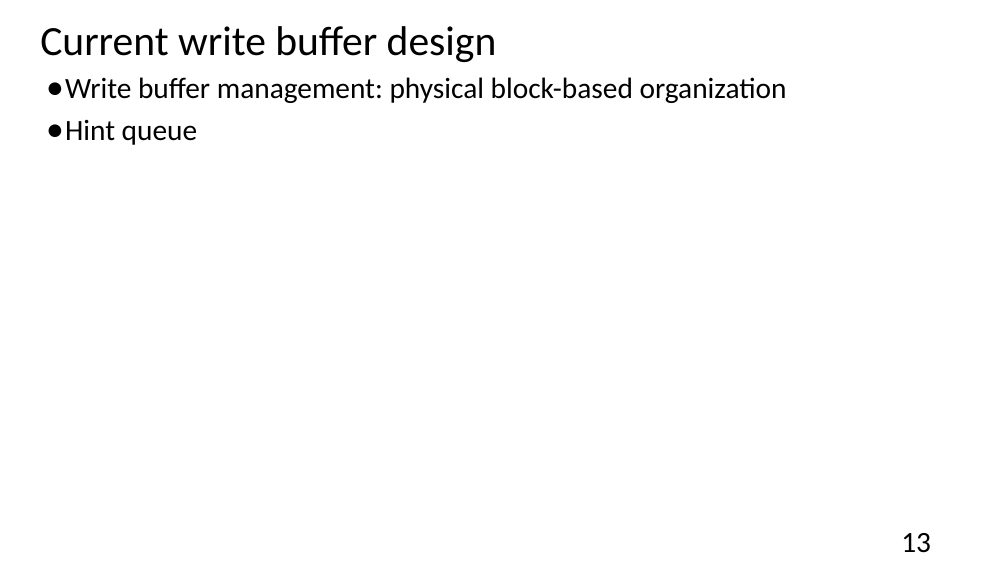
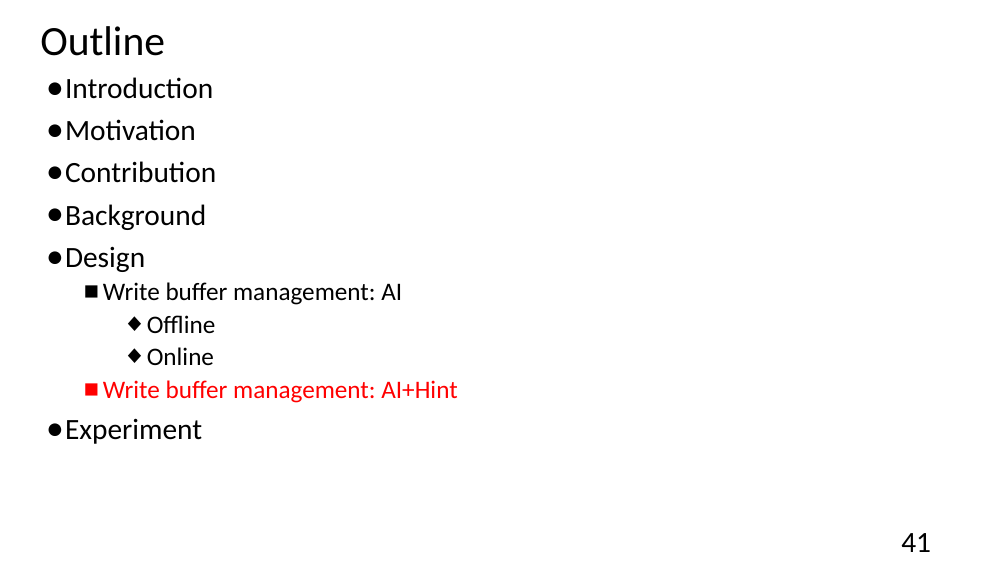
Before and after one commit to andrew841018/disksim_github, a slide deck: slide 41 of 論文相關/my paper.pptx (slide 13 before the commit). Drawn at 1008x567 pixels with LibreOffice and Linux fonts; fonts in the diff are those of the drawing. Boxes give left, top, right and bottom in pixels: in the first picture for what was removed or moved away, otherwise in the second. Text is boxed around its words. In the diff, an @@ line names an element or a change of style, - is before the commit and + after.

```diff
--- a/論文相關/my paper.pptx
+++ b/論文相關/my paper.pptx
@@ title at [40, 26, 165, 56]: text changed @@
-Current write buffer design
+Outline
@@ text at [65, 77, 457, 444]: text changed; size 28 to 24 pt @@
-● Write buffer management: physical block-based organization
-● Hint queue
+● Introduction
+● Motivation
+● Contribution
+● Background
+● Design
+  ■ Write buffer management: AI
+    ◆ Offline
+    ◆ Online
+  ■ Write buffer management: AI+Hint
+● Experiment
@@ page number at [901, 533, 931, 552]: text changed @@
-13
+41
```
Also in this commit, not shown: 28 other slides changed, 18 slides added, 9 slides removed, 16 other files.
